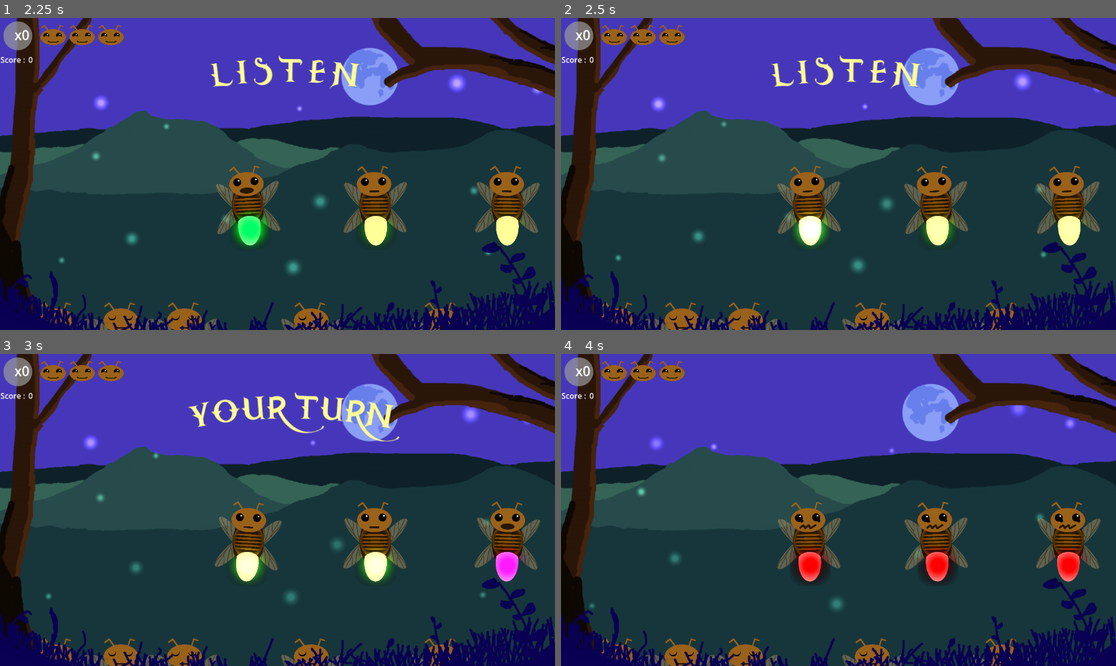
Above: before the commit, frames 1-4 (two rows, left to right).
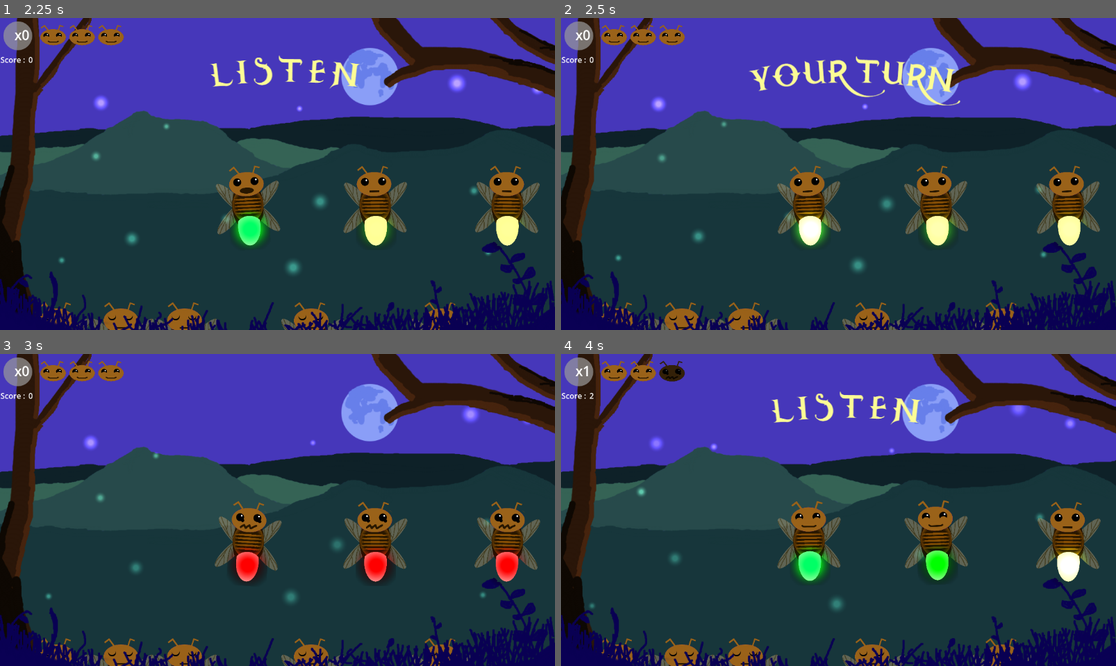
Above: after the commit, the same moments.

Repository: Kaijiro/ld56
Game: Godot game, scene res://scenes/menu.tscn
Same seed, same stepped clock (60 frames per second), same inputs: the game is played once before the commit and once after it. Sound files missing from this copy of the repository are replaced by a short silence.
Inputs (mouse positions are in pixels of both pictures, inside the frame that each line leads up to):
- Up to frame 1 (2.25 s): click "Classic mode" at 0.5 s; move the mouse to (249, 208) at 1.27 s; click (249, 208) at 1.35 s; move the mouse to (377, 208) at 2.02 s; click (377, 208) at 2.1 s
- Up to frame 2 (2.5 s): no input
- Up to frame 3 (3 s): move the mouse to (505, 544) at 2.77 s; click (505, 544) at 2.85 s
- Up to frame 4 (4 s): move the mouse to (810, 572) at 3.52 s; click (810, 572) at 3.6 s

Frame 1 is identical in both runs. In frame 2, 1.7% of the frame differs, in the area x 33-72%, y 12-29%; in frame 3, 3.2%; in frame 4, 3.7%, in the area x 4-96%, y 2-74%.

Commit message:
First (?) iteration kind of refacto click management

Diff:
--- a/scenes/ld_56.tscn
+++ b/scenes/ld_56.tscn
@@ -232,6 +232,28 @@
 offset_bottom = 648.0
 color = Color(0.325, 0.325, 0.325, 0.622)
 
+[node name="ScoreLabel" type="Label" parent="UI/EndScreen"]
+layout_mode = 1
+anchors_preset = 8
+anchor_left = 0.5
+anchor_top = 0.5
+anchor_right = 0.5
+anchor_bottom = 0.5
+offset_left = -40.0
+offset_top = -11.5
+offset_right = 17.0
+offset_bottom = 11.5
+grow_horizontal = 2
+grow_vertical = 2
+text = "Score : "
+
+[node name="ScoreValue" type="Label" parent="UI/EndScreen/ScoreLabel"]
+layout_mode = 0
+offset_left = 58.0
+offset_right = 106.0
+offset_bottom = 23.0
+text = "0"
+
 [node name="PlayAgainButton" type="Button" parent="UI/EndScreen"]
 layout_mode = 1
 anchors_preset = 8
--- a/scripts/firefly.gd
+++ b/scripts/firefly.gd
@@ -12,7 +12,7 @@
 # Customisation
 @export var singing_light: Color = Color.BLUE_VIOLET
 @export var id: int = 0
-signal FireflyPlayed(id)
+signal FireflyPlayed(id,sequence_index)
 
 # Colors definition
 const idle_light: Color = Color.GREEN_YELLOW
@@ -38,6 +38,7 @@
 var is_game_await: bool = false
 @export var delay_idle: float = 0.5
 var is_creative: bool = false
+var sequence_index: int = 0
 
 # Positionning
 @export var awake_height: int = 150
@@ -137,10 +138,10 @@
         if not self.is_creative:
             return
 
-    GameSignals.emit_signal("BlockInputs")
+    #GameSignals.emit_signal("BlockInputs")
     self.is_game_await = false
-    await self.sing()
-    self.emit_signal("FireflyPlayed", self.id)
+    self.sing()
+    self.emit_signal("FireflyPlayed", self.id, self.sequence_index)
 
 func wrong() -> void:
     if self.is_awake:
@@ -178,16 +179,19 @@
 func _on_player_turn_start() -> void:
     self.is_game_await = true
     self.is_player_turn = true
+    self.sequence_index = 0
 
 func _on_fireflies_turn_start() -> void:
     self.is_player_turn = false
     self.is_game_await = false
 
-func _on_await_next_input() -> void:
+func _on_await_next_input(new_sequence_index: int) -> void:
     self.is_game_await = true
+    self.sequence_index = new_sequence_index
 
 func _on_block_inputs() -> void:
-    self.is_game_await = false
+    #self.is_game_await = false
+    pass
 
 func is_clickable() -> bool:
     return self.is_mouse_on && self.is_awake && self.is_player_turn && (self.is_game_await || self.is_creative)
--- a/scripts/sequencer.gd
+++ b/scripts/sequencer.gd
@@ -4,6 +4,7 @@
 var fireflies = []
 var sequence = []
 var sequence_index = 0
+var sequence_solved = 0
 
 # Score
 @export var max_error: int = 3
@@ -84,7 +85,7 @@
 
     for node in self.sequence:
         await node.sing()
-        await get_tree().create_timer(.3).timeout
+        #await get_tree().create_timer(.3).timeout
     get_tree().create_tween().tween_property(self.ld_logo,"position",Vector2(1205,540),0.25)
     self.ui_listen.visible = false
 
@@ -126,16 +127,19 @@
     GameSignals.emit_signal("BlockInputs")
     self.ui_player_turn.visible = false
 
-func handle_player_play(id: int) -> void:
-    if self.sequence[self.sequence_index].id == id:
+func handle_player_play(id: int, played_sequence_index: int) -> void:
+    if self.sequence[played_sequence_index].id == id:
+        self.sequence_solved += 1
         self.sequence_index = self.sequence_index + 1
-        if self.sequence_index == self.sequence.size():
+        if self.sequence_solved == self.sequence.size():
+            self.sequence_solved = 0
             if self.is_perfect:
                 self.ui_perfect.visible = true
                 self.current_bonus_value += 1
             self.is_perfect = true
             GameSignals.emit_signal("PlayerEnteredRightSequence")
         else:
-            GameSignals.emit_signal("AwaitNextInput")
+            GameSignals.emit_signal("AwaitNextInput",self.sequence_index)
     else:
+        self.sequence_solved = 0
         GameSignals.emit_signal("PlayerEnteredWrongSequence")
--- a/scripts/signals.gd
+++ b/scripts/signals.gd
@@ -7,7 +7,7 @@
 signal PlayerEnteredRightSequence
 
 signal BlockInputs
-signal AwaitNextInput
+signal AwaitNextInput(sequence_index: int)
 
 signal ScoreChange(new_score: int)
 signal LifeLost(remaining_lives: int)
Not shown: 1 places in scenes/creative.tscn that only renumber resources
Not shown: 1 places in scenes/ld_56.tscn that only renumber resources
